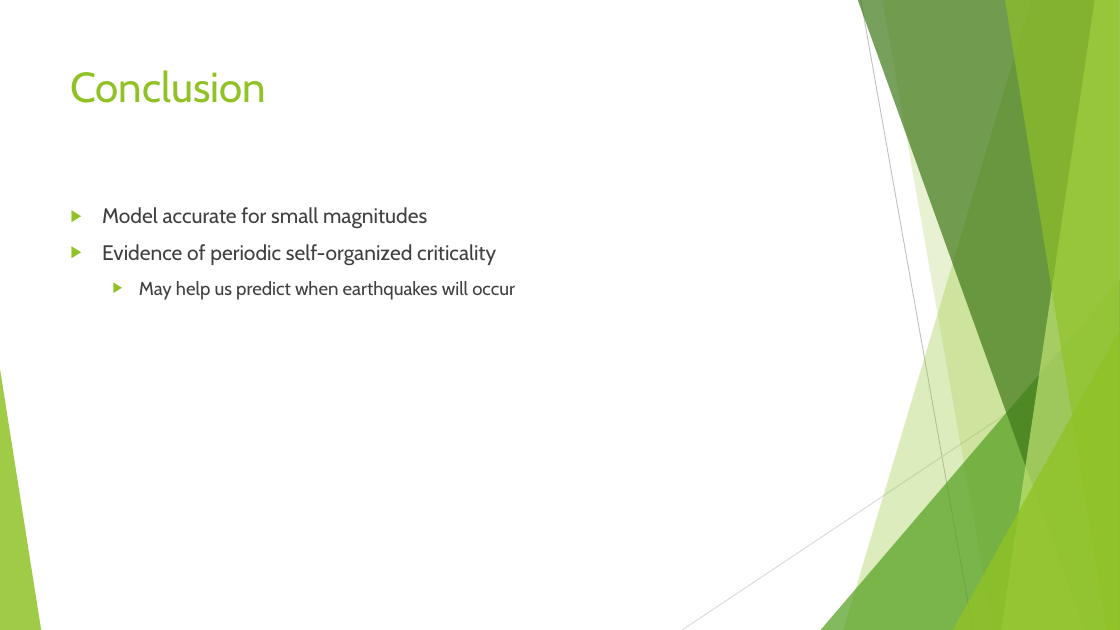
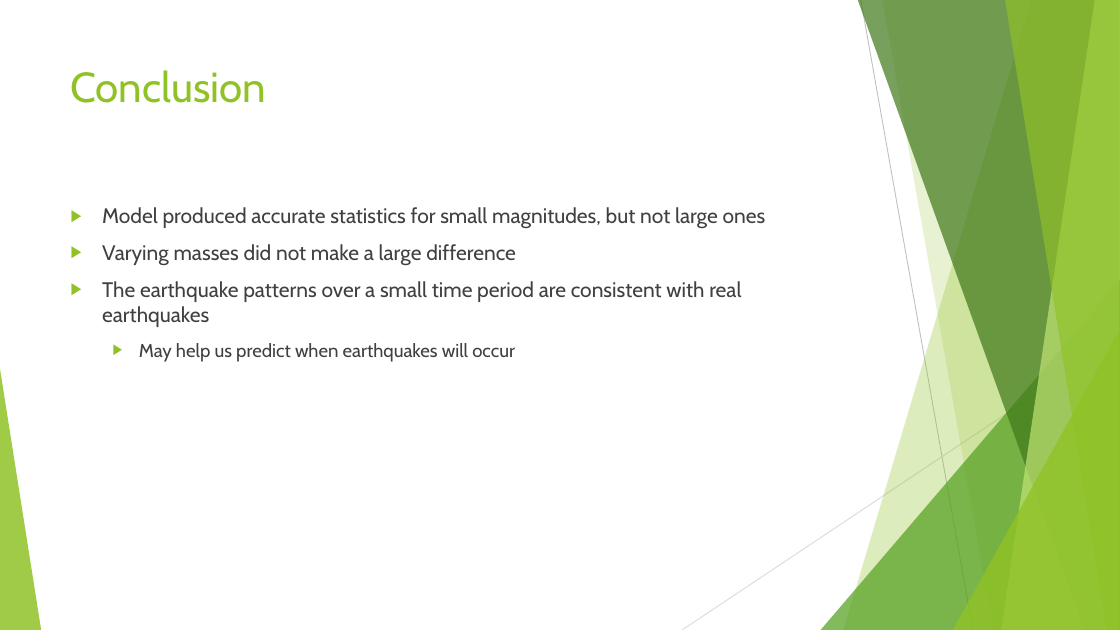
Before and after one commit to aMartin6/Final_Project, a slide deck: slide 11 of Earthquake Presentation.pptx (slide 9 before the commit). Drawn at 1120x630 pixels with LibreOffice and Linux fonts; fonts in the diff are those of the drawing. Boxes give left, top, right and bottom in pixels: in the first picture for what was removed or moved away, otherwise in the second. Text is boxed around its words. In the diff, an @@ line names an element or a change of style, - is before the commit and + after.

```diff
--- a/Earthquake Presentation.pptx
+++ b/Earthquake Presentation.pptx
@@ text at (x1=102, y1=207, x2=766, y2=327): text changed @@
-▶ Model accurate for small magnitudes
-▶ Evidence of periodic self-organized criticality
+▶ Model produced accurate statistics for small magnitudes, but not large ones
+▶ Varying masses did not make a large difference
+▶ The earthquake patterns over a small time period are consistent with real earthquakes
```
Also in this commit, not shown: 3 other slides changed, 7 slides added, 4 slides removed, 1 other file.
